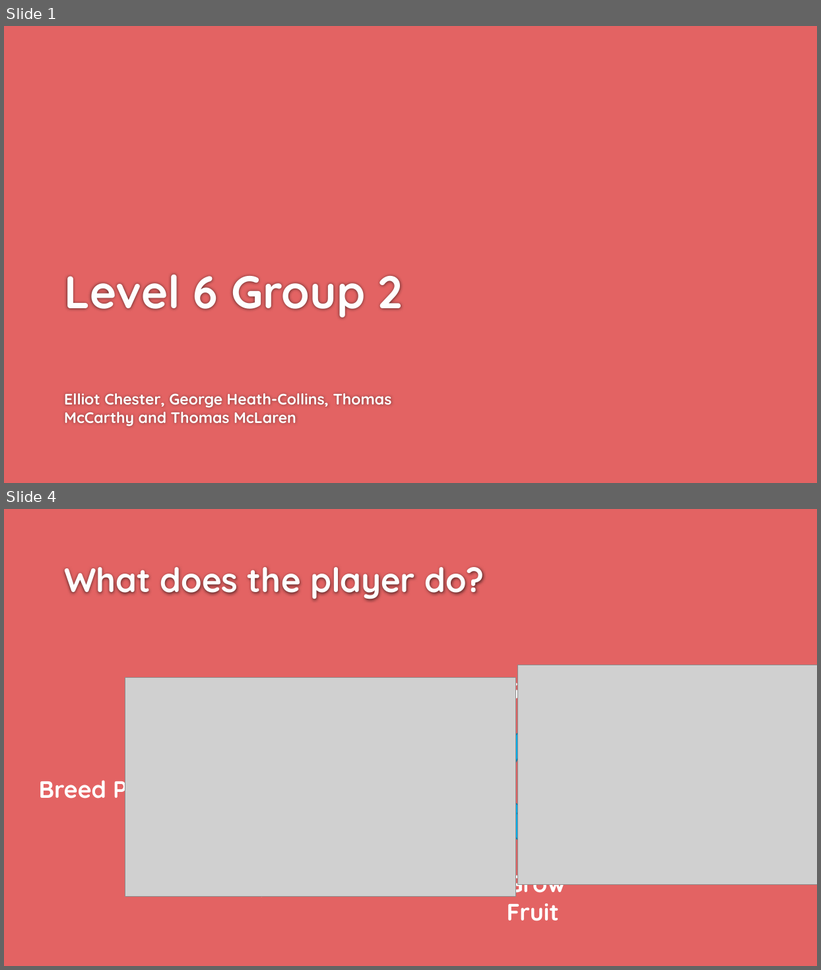
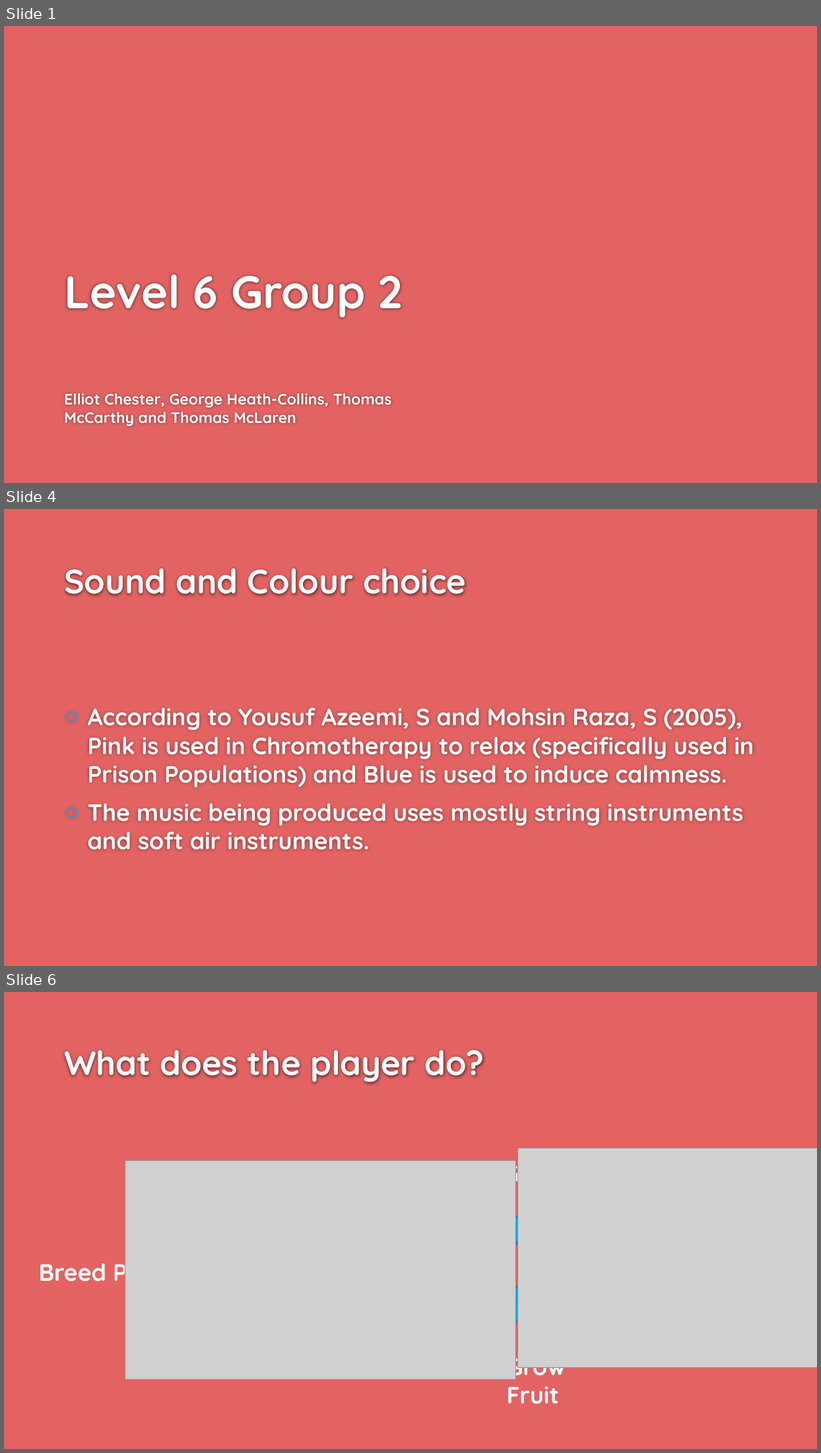
Before and after one commit to UoSGroupProjects1819/game-project-group-2, a slide deck: Presentations/presentation_02.pptx. Shown one above the other, each under a label of ours: slides 1 and 4 before the commit, slides 1, 4 and 6 after it; the slides between them are not shown. The pictures are 821x970 and 821x1453 pixels, drawn with LibreOffice and Linux fonts; fonts in the diff are those of the drawing; grey boxes stand for pictures; background and template pictures are left out. Boxes give left, top, right and bottom in pixels: in the first picture for what was removed or moved away, otherwise in the second. Text is boxed around its words. In the diff, an @@ line names an element or a change of style, - is before the commit and + after.

```diff
--- a/Presentations/presentation_02.pptx
+++ b/Presentations/presentation_02.pptx
@@ slide 4 added at box(4, 509, 817, 966), background #E36363 @@
@@ title added at box(64, 568, 466, 596), 40 pt, text #FEFEFE, bold @@
+Sound and Colour choice
@@ text added at box(88, 708, 754, 850), 28 pt, text #FFFFFF, bold @@
+○ According to Yousuf Azeemi, S and Mohsin Raza, S (2005), Pink is used in Chromotherapy to relax (specifically used in Prison Populations) and Blue is used to induce calmness.
+○ The music being produced uses mostly string instruments and soft air instruments.
@@ what was slide 4 is now slide 6 @@
```
Also in this commit, not shown: 4 slides changed, 2 other slides added, 1 slide removed, 2 other files.
